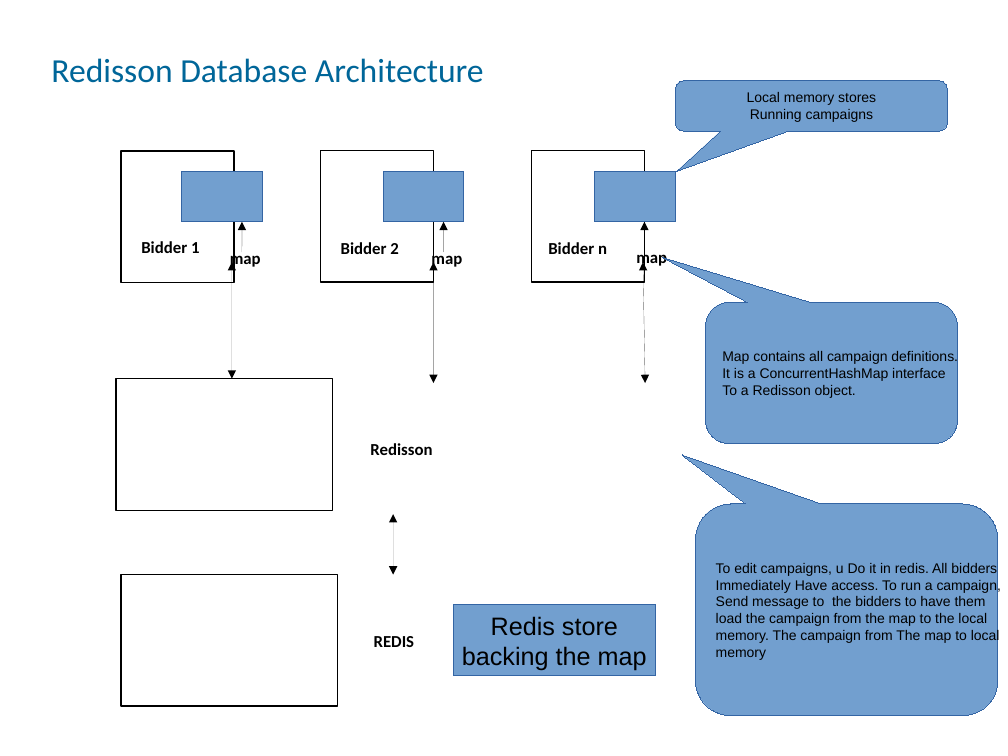
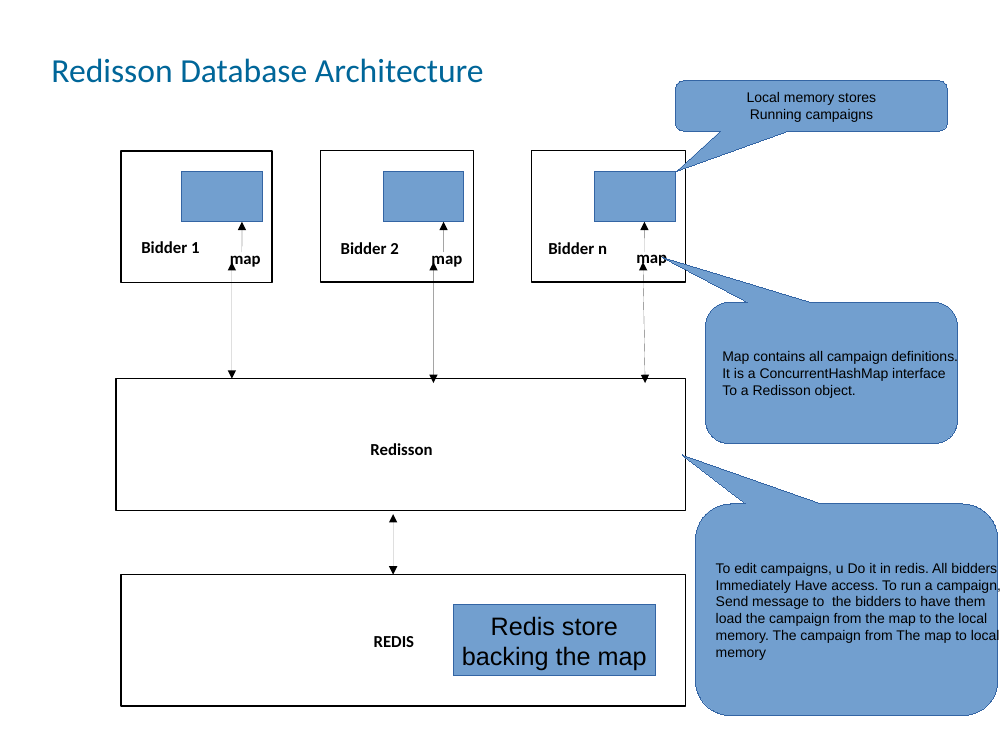
Before and after one commit to benmfaul/XRTB, a slide deck: slide 5 of www/arch/RTB_architecture_mod3.odp. Drawn at 1008x756 pixels with LibreOffice and Linux fonts; fonts in the diff are those of the drawing. Boxes give left, top, right and bottom in pixels: in the first picture for what was removed or moved away, otherwise in the second. Text is boxed around its words. In the diff, an @@ line names an element or a change of style, - is before the commit and + after.

```diff
--- a/www/arch/RTB_architecture_mod3.odp
+++ b/www/arch/RTB_architecture_mod3.odp
@@ rectangle: place and size @@
-rectangle at bbox=[121, 151, 234, 283]
+rectangle at bbox=[121, 151, 272, 283]
@@ rectangle: place and size @@
-rectangle at bbox=[321, 150, 433, 282]
+rectangle at bbox=[321, 150, 474, 282]
@@ rectangle: place and size @@
-rectangle at bbox=[531, 150, 644, 282]
+rectangle at bbox=[531, 150, 685, 282]
@@ rectangle: place and size @@
-rectangle at bbox=[116, 379, 333, 511]
+rectangle at bbox=[116, 379, 685, 511]
@@ rectangle: place and size @@
-rectangle at bbox=[121, 575, 338, 707]
+rectangle at bbox=[121, 575, 685, 707]
```
Also in this commit, not shown: 4 other slides changed, 21 other files.
